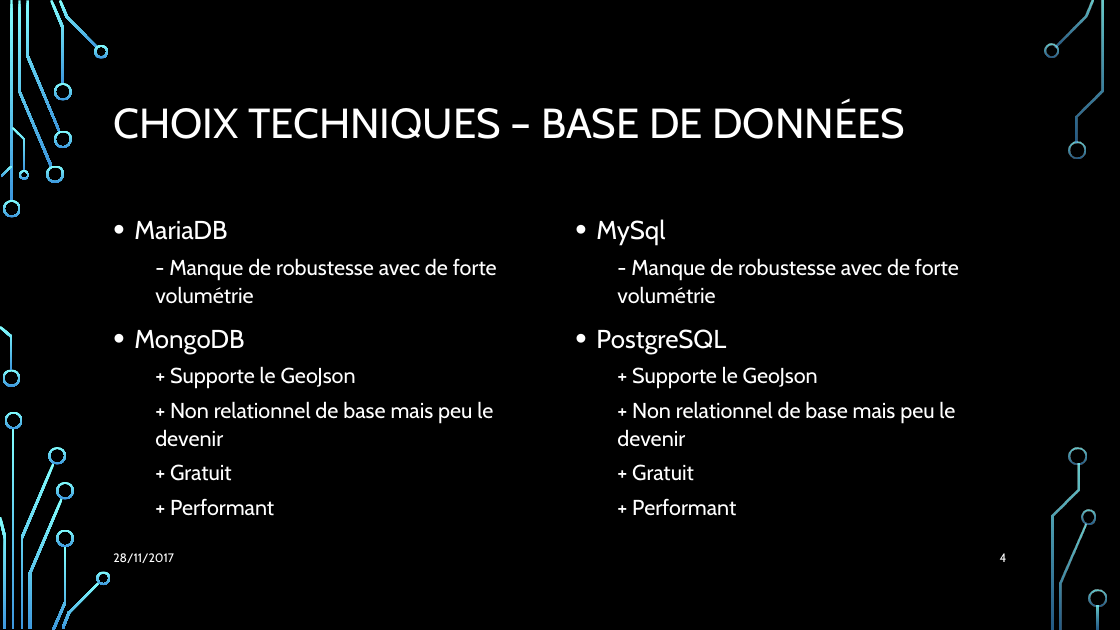
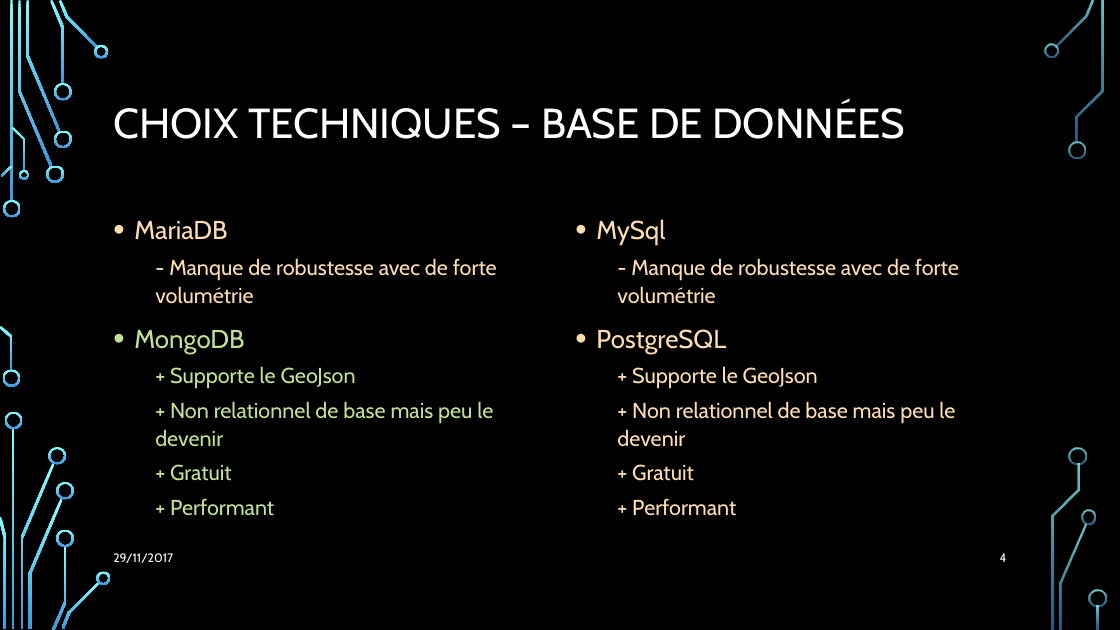
Before and after one commit to Julienbtn/cloud-project-equipe-7, a slide deck: slide 4 of Presentation Cloud.pptx. Drawn at 1120x630 pixels with LibreOffice and Linux fonts; fonts in the diff are those of the drawing; background and template pictures are left out. Boxes give left, top, right and bottom in pixels: in the first picture for what was removed or moved away, otherwise in the second. Text is boxed around its words. In the diff, an @@ line names an element or a change of style, - is before the commit and + after.

```diff
--- a/Presentation Cloud.pptx
+++ b/Presentation Cloud.pptx
@@ text "MariaDB" at [134,221,497,516]: text colour #FFFFFF to #FDDDB0 in "MariaDB", "- Manque de robustesse avec de forte ..."; text colour #FFFFFF to #C2E194 in "MongoDB", "+ Supporte le GeoJson", "+ Non relationnel de base mais peu ...", "+ Gratuit" and 1 more places @@
@@ text "MySql" at [596,219,959,516]: text colour #FFFFFF to #FDDDB0 @@
@@ text at [113,553,173,563]: text changed @@
-28/11/2017
+29/11/2017
```
Also in this commit, not shown: 11 other slides changed.
